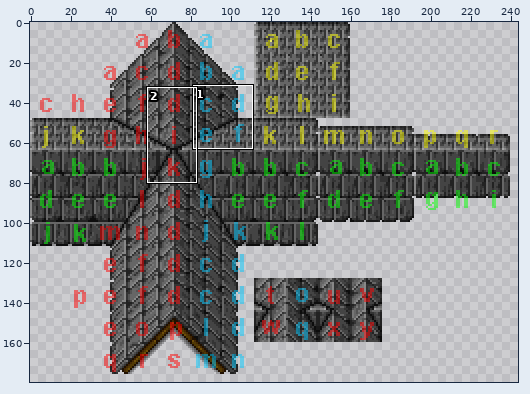
Sprite sheet, stored at img/roof.png. Above, an overview of the earlier version with the close-up marked.
Close-up. First the earlier version:
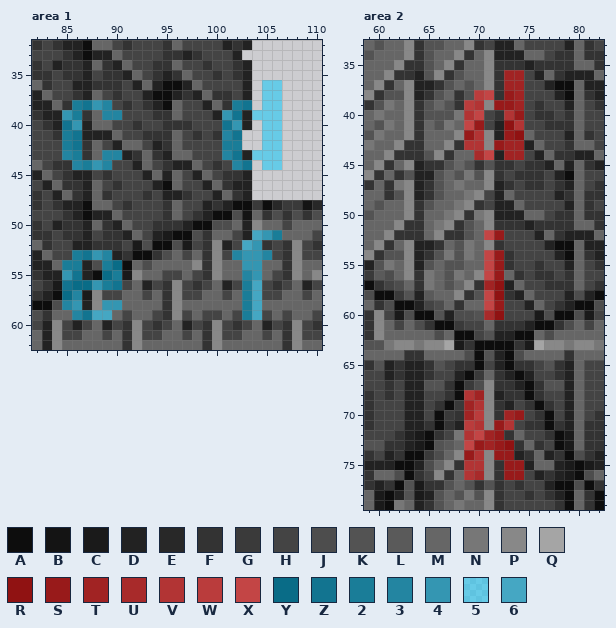
The file is 256x256 pixels. Colours within 5 levels of each other are drawn and written as one. Shown: area 1: x 82..110, y 32..62; area 2: x 59..82, y 33..79. The wide view leaves out empty margins. The commit also changed other parts of the picture, which this record leaves out.
Palette (. is transparent): A #0d0d0d  B #141414  C #1a1a1a  D #222222  E #282828  F #333333  G #3a3a3a  H #444444  J #4d4d4d  K #535353  L #5a5a5a  M #666666  N #777777  P #888888  Q #a5a5a5  R #901212  S #981a1a  T #a12323  U #a82a2a  V #b23434  W #ba3c3c  X #c34545  Y #096c87  Z #127490  2 #1a7d98  3 #2385a1  4 #3496b2  5 #00c8ff7f  6 #45a7c3
Pixels before, area 1, first column x 82:
32 FHFDDAMMHFHHHFMHHHHDFD.......
33 HHHFDADDMHHHHFFDFHHHD........
34 FHDFFDMFDMHHFFMHHFHHFD.......
35 FFHFFDHFFDMHFDFMHHFHFD.......
36 MFHHDDFFFHDMDAADMHHHHD.55....
37 DMHHFDMHFHHDAADFDMFFHD.55....
38 DDMF2Z43HFHFDAMHHDMF2Z.55....
39 FDD42FM33HHHFFMHHHD4ZD555....
40 HFDZ4DMMHHFHHFFFHHHZ4D.55....
41 HHF2ZDDDMHHFFFMHFHF3Z..55....
42 HHH2ZFMHDMMHDFMHHHH22..55....
43 HHH32FM33DFMFDMMHHH3ZD555....
44 MHFF3243HHDMHFDDMHFH3Z.55....
45 DMHFDDHFHHHDMDMHDMHFFD.......
46 HDMFFDMHFHHHDAMHHDMFDD.......
47 FHDMFDMFHHHFHDDFHHDMFD.......
48 FHFDDAMMHFHHHFMHHDFDAAGAEGGBE
49 HHHFDADDMHHHHFMHFDAAJBMFJFJFJ
50 FHDFFDMFDMHHFFFDAAJJMDPMMHMMM
51 FFHFFDHFFDMHDCAAJFMMHD642MMMH
52 MFHHDDFFFHCJAAJCHFPDH64FHFPHF
53 DMHH2Z43DFAAFJMHMFPH3443HFPHH
54 DDM22DJ2YAMJMMMMPFPMM44MMFPMM
55 FDD4ZDAY2CPMMHHMHFPMM34MHFPMP
56 HFCZYY42ZHMDHFPHFHMDH26HFHMDH
57 FDAY3CPHHMMHMFPHHMMHM26HHMMHM
58 AAJ34DP44MMMMFPMMMMMM26MMMMMM
59 JFMM3Z66MHMMHFPHMHHMH26HMHMMH
60 HDPHDHMDHFPHFHMDHFPHFHMDHFPHF
61 MDPHHMMHMFPHHMMHMFPHHMMHMFPHH
62 MDPMMMMMMFPMMMMMMFPMMMMMMFPMM
Pixels before, area 2, first column x 59:
33 MKMMPFKKMMPFHDDMHHHHDMFH
34 KMMMPFKMMPFMPDDDMMHFFMFF
35 MMMPFFKMPFMMPFFFDFFFFMMF
36 MMPFFDKPFKMMPFTTHDMFDDDM
37 MPFMPDDFKMKMPFTTHHDAAMDD
38 PFKKPDFKMFKWXFSTHHHDAMFD
39 FKNMPFKMKFWVPSSTHFHHDMHF
40 MNMMPFKKKNVXHFVSHFFHFMHH
41 MKNMPFMKNMXSHDRVHHFFFMHH
42 KNMMPFMMMPSVPDSRMHHHDMFH
43 NMMPFFMMPFVVPSTTDMHHFMMH
44 MMPFFFKPFMMUXDTTHDMFFDDM
45 MPFMPDFFKMKFKFFHFFDMDMFD
46 PFMFKDDKMKNKPFHFFFHDAMHH
47 FMFNPDFKMNMMPDFHFFHFDMHF
48 MMFKPDFKMMNPHDMHHHHDFMFF
49 MKMMPFKMMNPFHDDMHHHHDMFH
50 KMMMPFMMNPFNPDDDMMHFFMFF
51 MMMPFFMNPFKMPFFFDFFFFMMF
52 MMPFFFMPFFKMXSHHHDMFDDDM
53 MPFMPDDFMKNMPFHHHHDAAMDD
54 PFKKPDFKNKNMXSFHHHHDAMFD
55 DKNMPDKMKKMMXSFHHFHHDMHF
56 GLJMPFNMKNMPXSMFHFFHFMHH
57 AFHJMFNMKMPFTRDMHHFFFMHF
58 JAAGKDLMMPFKXRFDMHHHDJDA
59 MFJAADHJMFMMXSHHDMHFDAAJ
60 FPHCJAAKDJJKURHHHCJAAJCH
61 FPMHMJFAAGHHMFFFDAAFJMHM
62 FPMMMMMJMAAHKDDAAMJMMMMM
63 KKNPPNPPQCFAAAAFCQPPNPPN
64 MMMMFFMMMMJAKDAJMMMMFMMM
65 FKDFDDFKHFFAHDAFFHKFDMHH
66 HHDFDDFHHDAGMFDADHHFDMHH
67 HHFHDDKKFAGJPFFDAFKKDMHH
68 FHFHDDHHFAVTPDFFAFHHDMHH
69 FHHHDDHFAGTVPFDHFAFHDMHH
70 FHHHDDHAGFTWPFTSHFAHDMHF
71 FHHHDDFAFDWVPSVHFFAFDMFF
72 HHHFDCAFHNVXTSFMHHFACMFF
73 KKFFDCAKLMXSTSRFMFHACMFF
74 FHDFAAGJMPSVPSSDFMDFAJFD
75 DDDAADJMPFVVPFSSDMMDCACD
76 FMMJAFHPFMVUPFSSHDFDCAJM
77 FDFAKCFFKMKFKFHFHHDAAJAF
78 MCADKCDKMKNKPFHHFHFDAMFA
79 MCANMDFKMNMMPFHHHHHFAMFA
Once edited:
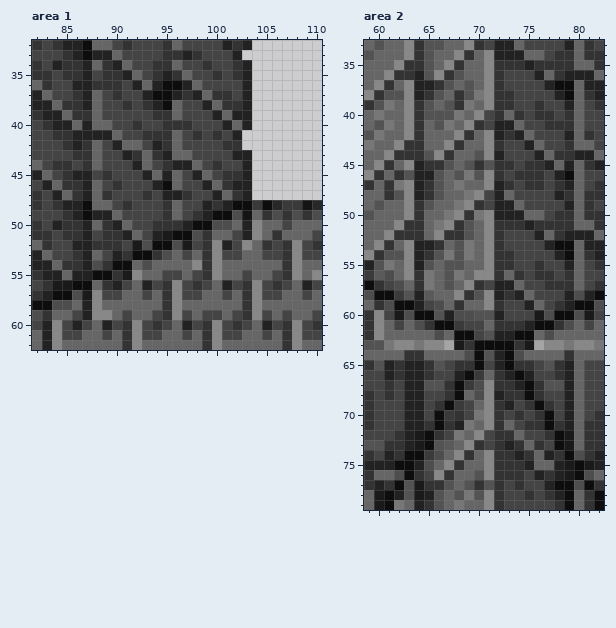
Diff:
Area 1:
y 36..37: x 105..106 55 -> ..
y 38: x 86..89 2Z43 -> FDMH; x 102..103 2Z -> FD; x 105..106 55 -> ..
y 39: x 85..86 42 -> MF; x 89..90 33 -> HH; x 101..102 4Z -> MD; x 104..106 555 -> ...
y 40: x 85..86 Z4 -> DM; x 101..102 Z4 -> DM; x 105..106 55 -> ..
y 41: x 85..86 2Z -> FD; x 101..102 3Z -> HD; x 105..106 55 -> ..
y 42: x 85..86 2Z -> FD; x 101..102 22 -> FF; x 105..106 55 -> ..
y 43: x 85..86 32 -> HF; x 89..90 33 -> HH; x 101..102 3Z -> HD; x 104..106 555 -> ...
y 44: x 86..89 3243 -> HFMH; x 102..103 3Z -> HD; x 105..106 55 -> ..
y 51: x 104..106 642 -> PMF
y 52: x 103..104 64 -> PM
y 53: x 86..89 2Z43 -> FDMH; x 102..105 3443 -> HMMH
y 54: x 85..86 22 -> FF; x 89..90 2Y -> FA; x 103..104 44 -> MM
y 55: x 85..86 4Z -> MD; x 89..90 Y2 -> AF; x 103..104 34 -> HM
y 56: x 85..90 ZYY42Z -> CAAMFD; x 103..104 26 -> FP
y 57: x 85..86 Y3 -> AJ; x 103..104 26 -> FP
y 58: x 85..86 34 -> JM; x 89..90 44 -> MM; x 103..104 26 -> FP
y 59: x 86..89 3Z66 -> HDPP; x 103..104 26 -> FP
Area 2:
y 36..37: x 73..74 TT -> HH
y 38: x 70..71 WX -> NP; x 73..74 ST -> FH
y 39: x 69..70 WV -> NM; x 72..74 SST -> FFH
y 40: x 69..70 VX -> MP; x 73..74 VS -> MF
y 41: x 69..70 XS -> PF; x 73..74 RV -> DM
y 42: x 69..70 SV -> FM; x 73..74 SR -> FD
y 43: x 69..70 VV -> MM; x 72..74 STT -> FHH
y 44: x 70..71 UX -> KP; x 73..74 TT -> HH
y 52: x 71..72 XS -> PF
y 54..56: x 71..72 XS -> PF
y 57: x 71..72 TR -> HD
y 58: x 71..72 XR -> PD
y 59: x 71..72 XS -> PF
y 60: x 71..72 UR -> KD
y 68: x 69..70 VT -> MJ
y 69: x 69..70 TV -> HM
y 70: x 69..70 TW -> HN; x 73..74 TS -> HF
y 71: x 69..70 WV -> NM; x 72..73 SV -> FM
y 72: x 69..72 VXTS -> MPHF
y 73: x 69..73 XSTSR -> PFHFD
y 74: x 69..70 SV -> FM; x 72..73 SS -> FF
y 75: x 69..70 VV -> MM; x 73..74 SS -> FF
y 76: x 69..70 VU -> MK; x 73..74 SS -> FF
Pixel boxes of the changes (left, top, right, bottom) in both close-ups:
changed: (222, 80, 282, 170)
changed: (62, 100, 122, 170)
changed: (232, 230, 282, 320)
changed: (62, 250, 122, 320)
changed: (464, 70, 524, 160)
changed: (484, 230, 504, 320)
changed: (464, 390, 524, 480)
